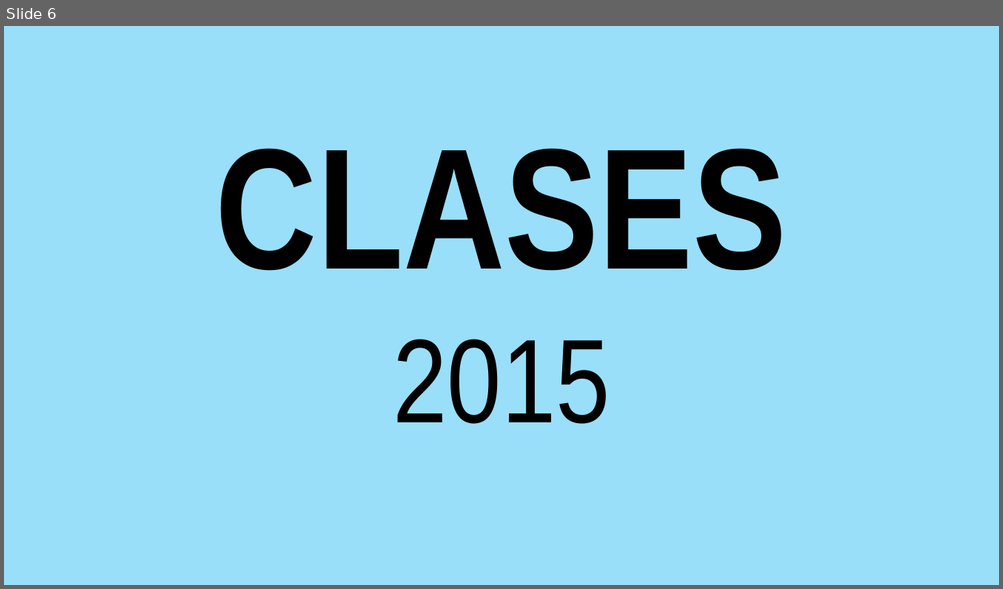
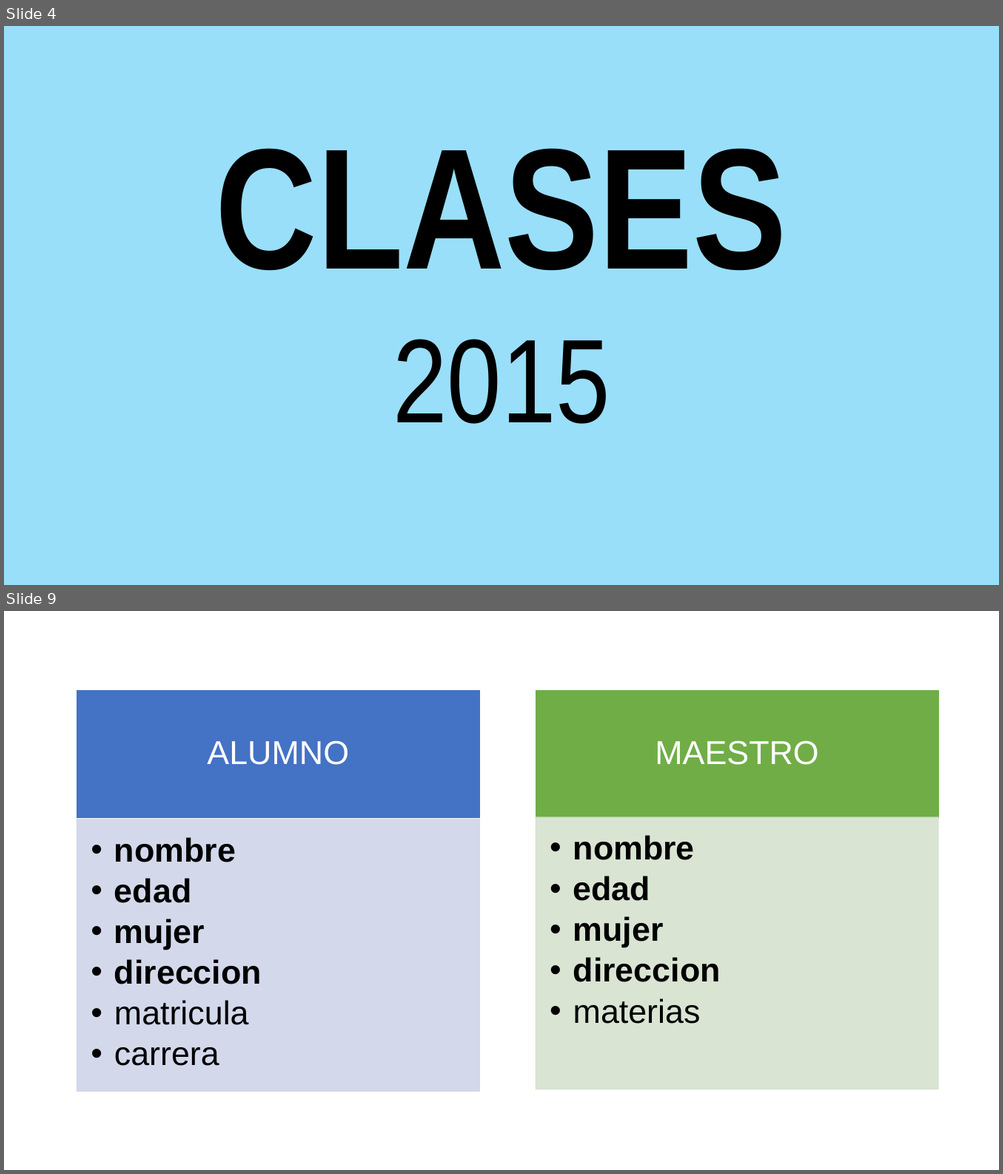
Before and after one commit to YPZ-24/Curso_FundamentosJS, a slide deck: Presentaciones/clase7.pptx. Shown one above the other, each under a label of ours: slide 6 before the commit, slides 4 and 9 after it; the slides between them are not shown. The pictures are 1003x589 and 1003x1174 pixels, drawn with LibreOffice and Linux fonts; fonts in the diff are those of the drawing; background and template pictures are left out. Boxes give left, top, right and bottom in pixels: in the first picture for what was removed or moved away, otherwise in the second. Text is boxed around its words. In the diff, an @@ line names an element or a change of style, - is before the commit and + after.

```diff
--- a/Presentaciones/clase7.pptx
+++ b/Presentaciones/clase7.pptx
@@ slide 9 added at [4,611,999,1170], background picture (left out) @@
@@ group added at [77,691,938,1091]: 4 rectangles, 4 texts @@
+ALUMNO
+  •• nombre
+  •• edad
+  •• mujer
+  •• direccion
+  •• matricula
+  •• carrera
+MAESTRO
+  •• nombre
+  •• edad
+  •• mujer
+  •• direccion
+  •• materias
@@ what was slide 6 is now slide 4 @@
```
Also in this commit, not shown: 2 slides changed, 8 other slides added, 1 slide removed, 5 other files.
